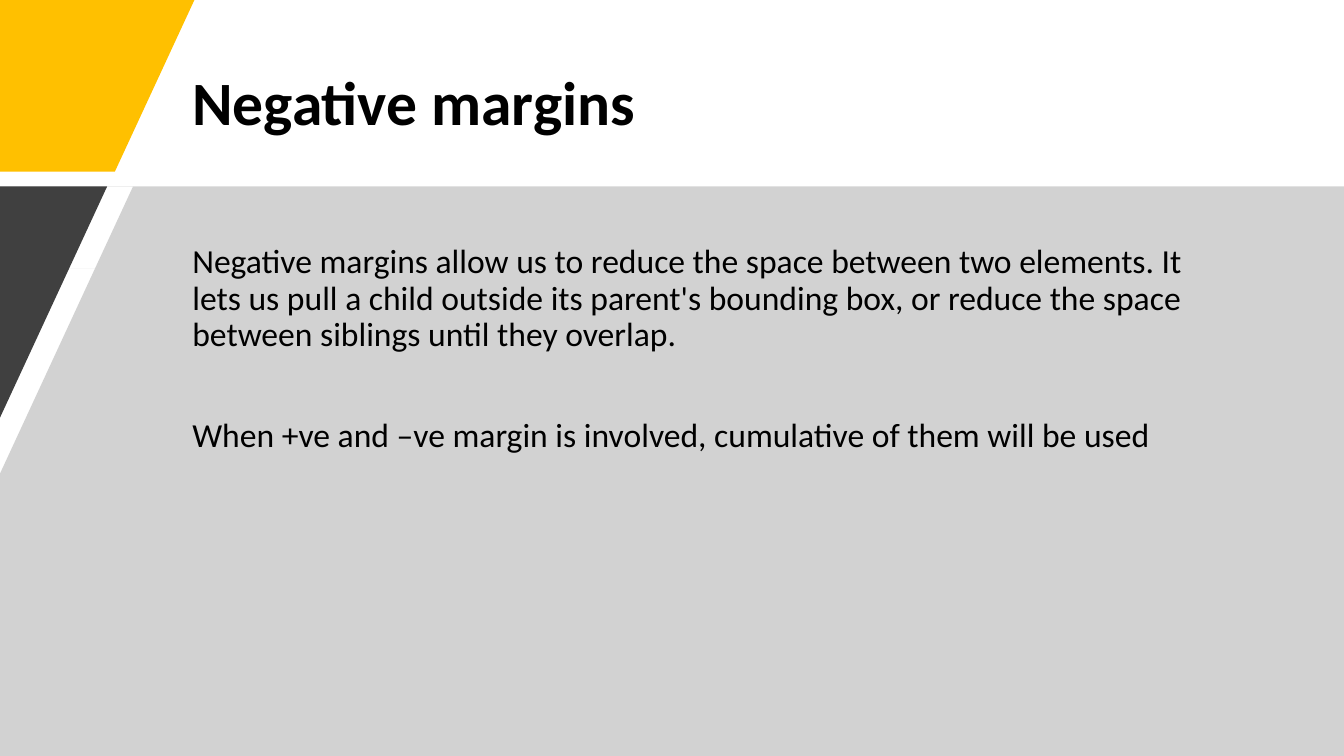
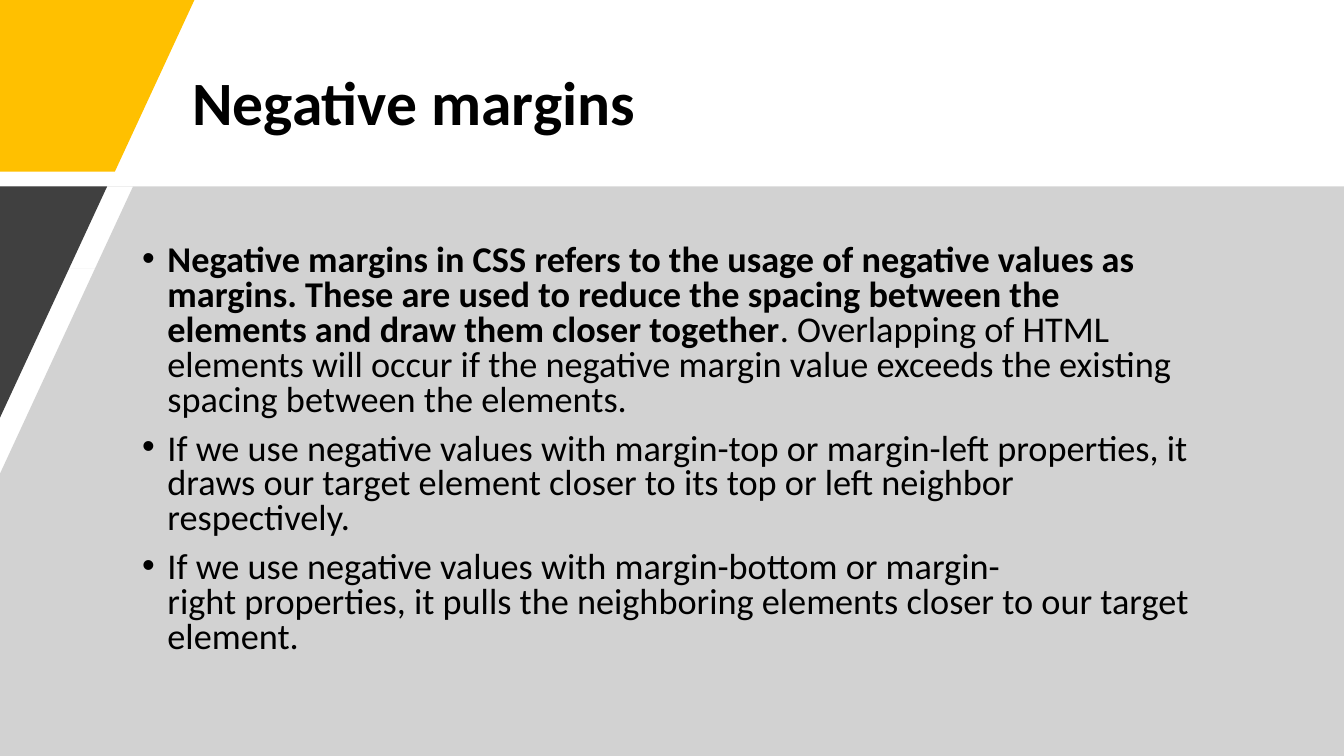
Before and after one commit to vigneshvasudevan/Web, a slide deck: slide 43 of CSS/CSS.pptx. Drawn at 1344x756 pixels with LibreOffice and Linux fonts; fonts in the diff are those of the drawing. Boxes give left, top, right and bottom in pixels: in the first picture for what was removed or moved away, otherwise in the second. Text is boxed around its words. In the diff, an @@ line names an element or a change of style, - is before the commit and + after.

```diff
--- a/CSS/CSS.pptx
+++ b/CSS/CSS.pptx
@@ text at bbox=[167, 246, 1188, 650]: text changed; size 24 to 25.9 pt @@
-Negative margins allow us to reduce the space between two elements. It lets us pull a child outside its parent's bounding box, or reduce the space between siblings until they overlap.
-When +ve and –ve margin is involved, cumulative of them will be used
+• Negative margins in CSS refers to the usage of negative values as margins. These are used to reduce the spacing between the elements and draw them closer together. Overlapping of HTML elements will occur if the negative margin value exceeds the existing spacing between the elements.
+• If we use negative values with margin-top or margin-left properties, it draws our target element closer to its top or left neighbor respectively.
+• If we use negative values with margin-bottom or margin-right properties, it pulls the neighboring elements closer to our target element.
```
Also in this commit, not shown: 1 slide added.
